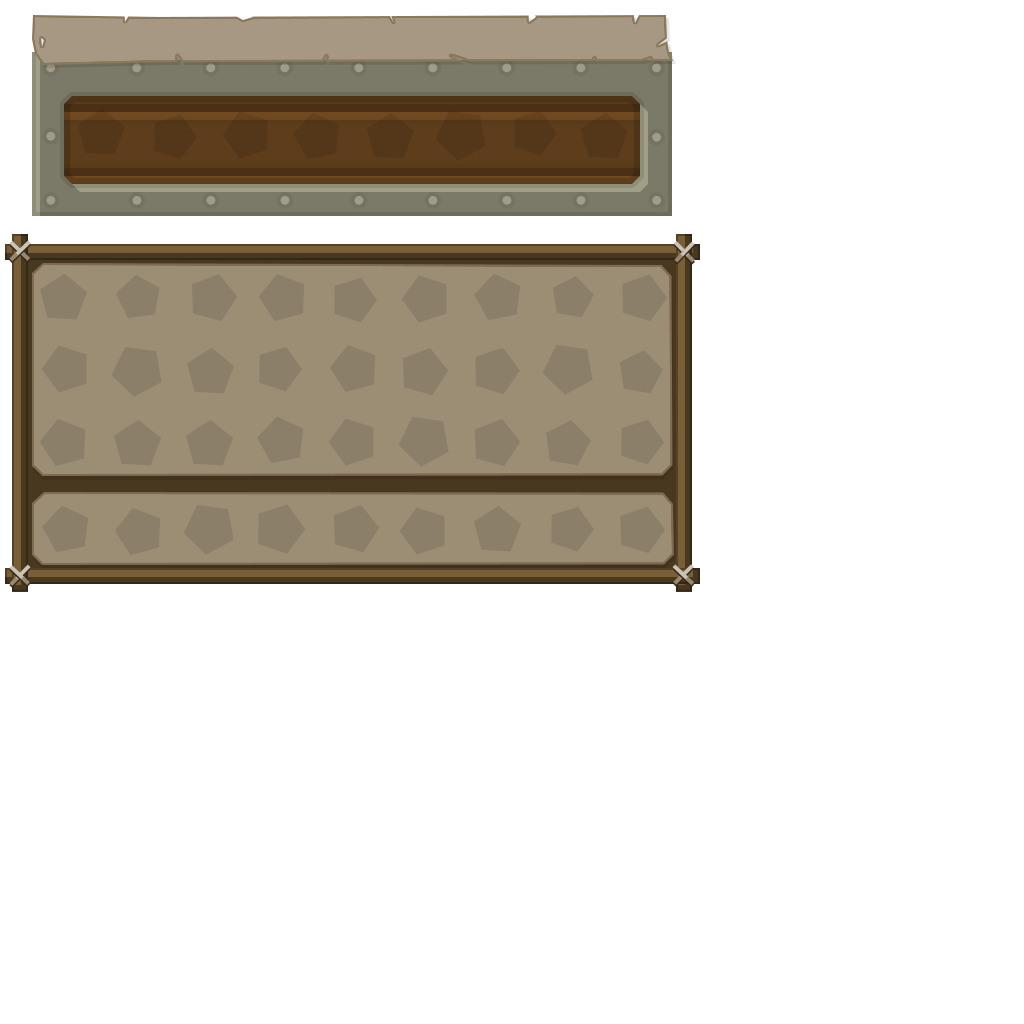
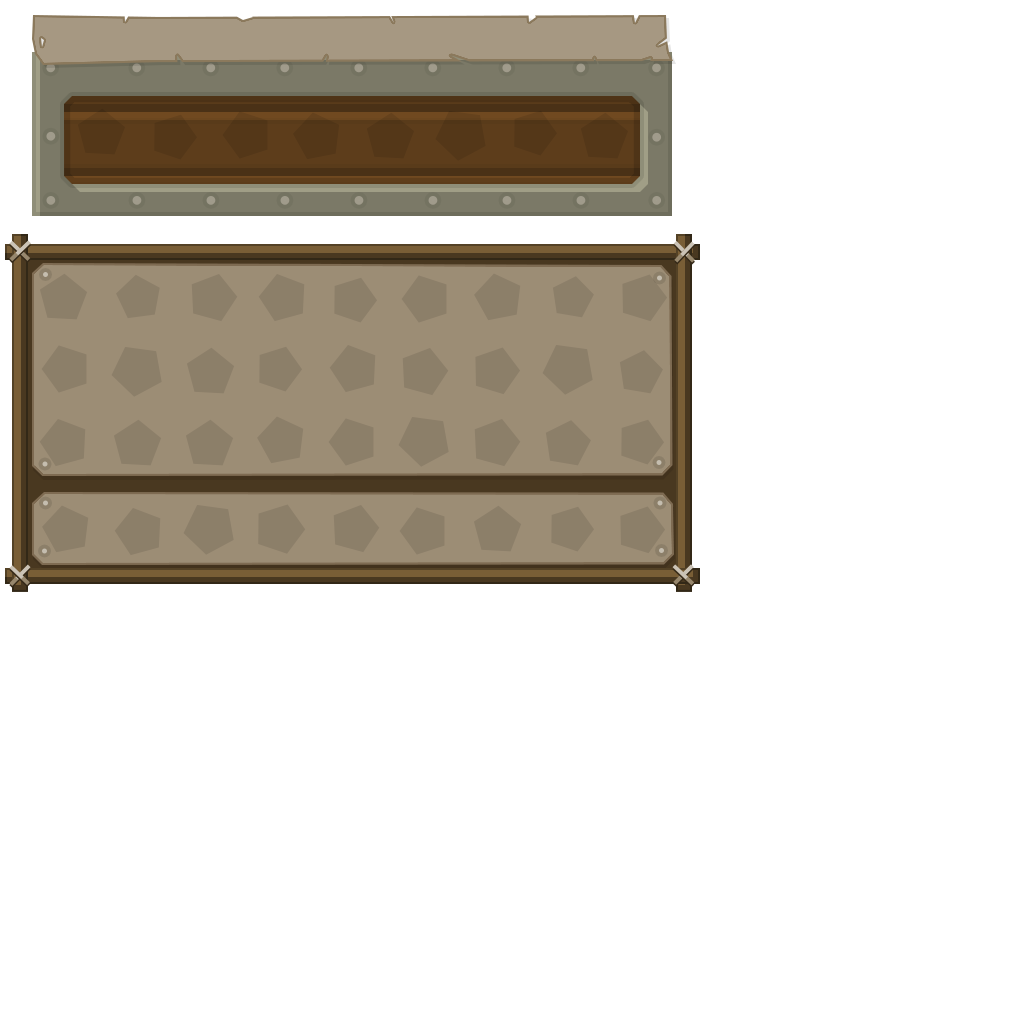
Comparing the layer stacks of the two w=1024, h=1024 images. Changes:
added layer "Forme 21" in group "inventaire" over left=42, top=272, right=664, bottom=554
painted on "Forme 20", unmasked it over left=39, top=268, right=668, bottom=556
painted on "Forme 19", unmasked it over left=38, top=268, right=668, bottom=558
unmasked "Forme 14" over left=38, top=268, right=668, bottom=558
